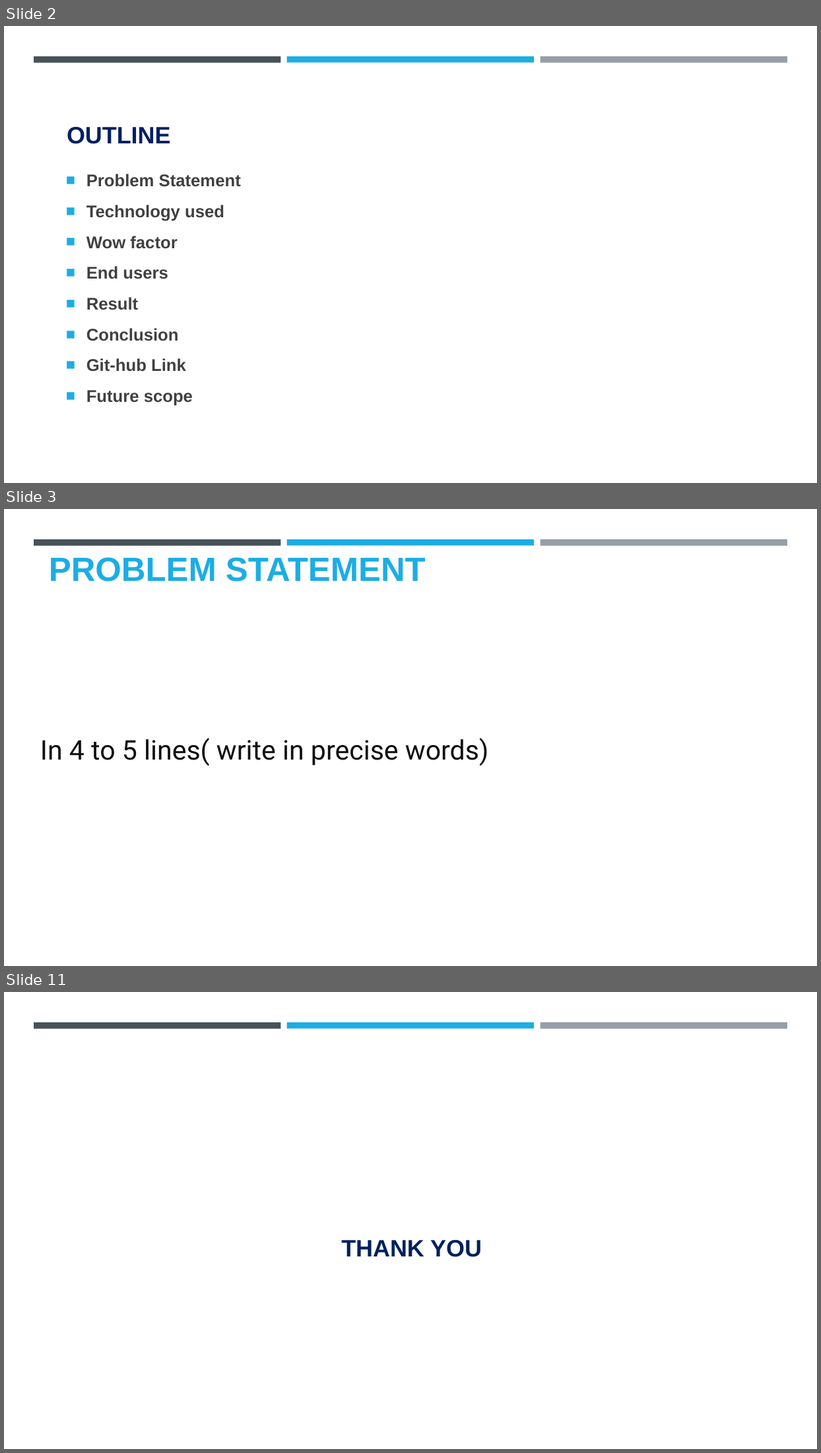
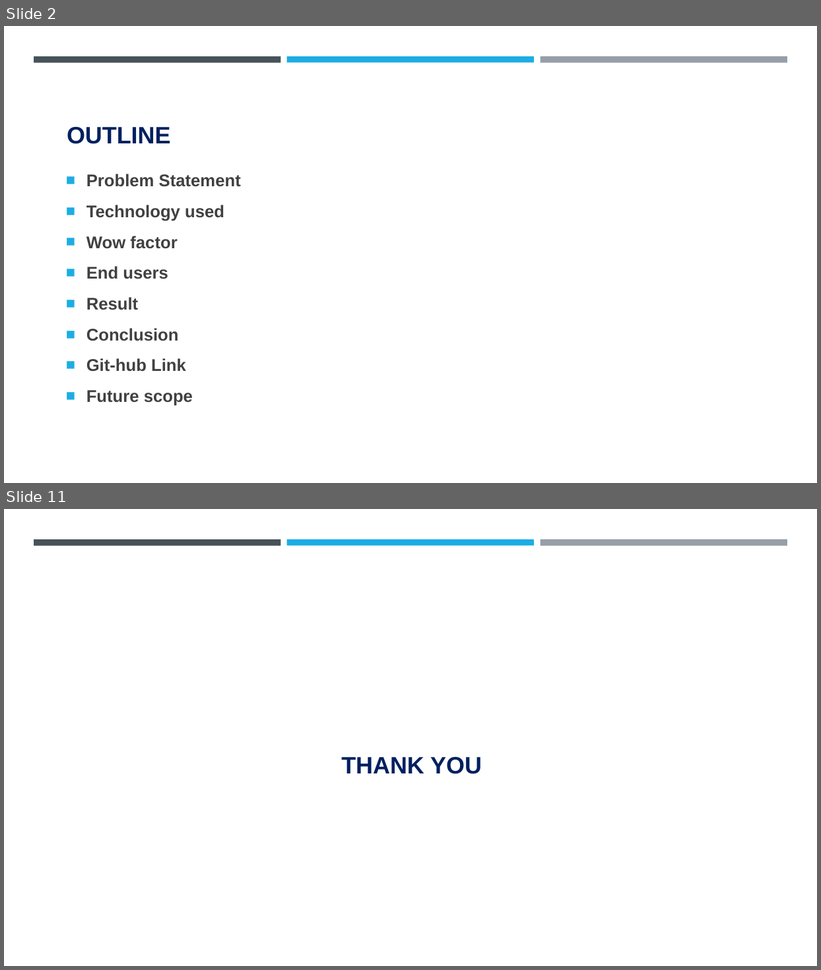
Before and after one commit to Akshay-S-Gupta/IBM-Cybersecurity-Internship, a slide deck: steganography_project.pptx. Shown one above the other, each under a label of ours: slides 2, 3 and 11 before the commit, slides 2 and 11 after it; the slides between them are not shown. The pictures are 821x1453 and 821x970 pixels, drawn with LibreOffice and Linux fonts; fonts in the diff are those of the drawing; background and template pictures are left out. Boxes give left, top, right and bottom in pixels: in the first picture for what was removed or moved away, otherwise in the second. Text is boxed around its words. In the diff, an @@ line names an element or a change of style, - is before the commit and + after.

```diff
--- a/steganography_project.pptx
+++ b/steganography_project.pptx
@@ slide 3 removed at [4,509,817,966], background #FFFFFF; not listed: 3 template elements that a slide beside it also shows @@
@@ title removed at [49,557,426,582] @@
-PROBLEM STATEMENT
@@ text removed at [40,738,488,766] @@
-In 4 to 5 lines( write in precise words)
```
Also in this commit, not shown: 2 slides changed, 6 slides added, 5 other slides removed, 2 other files.
